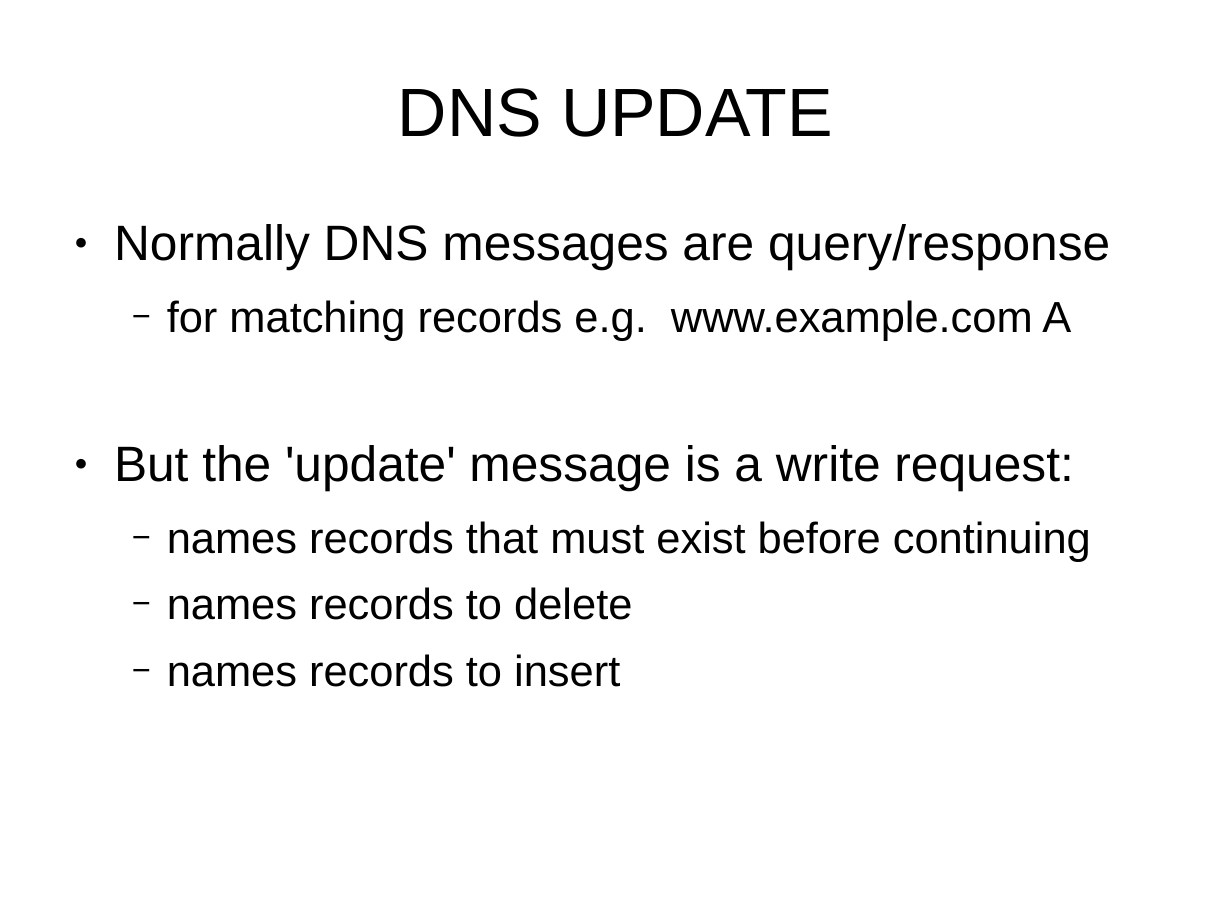
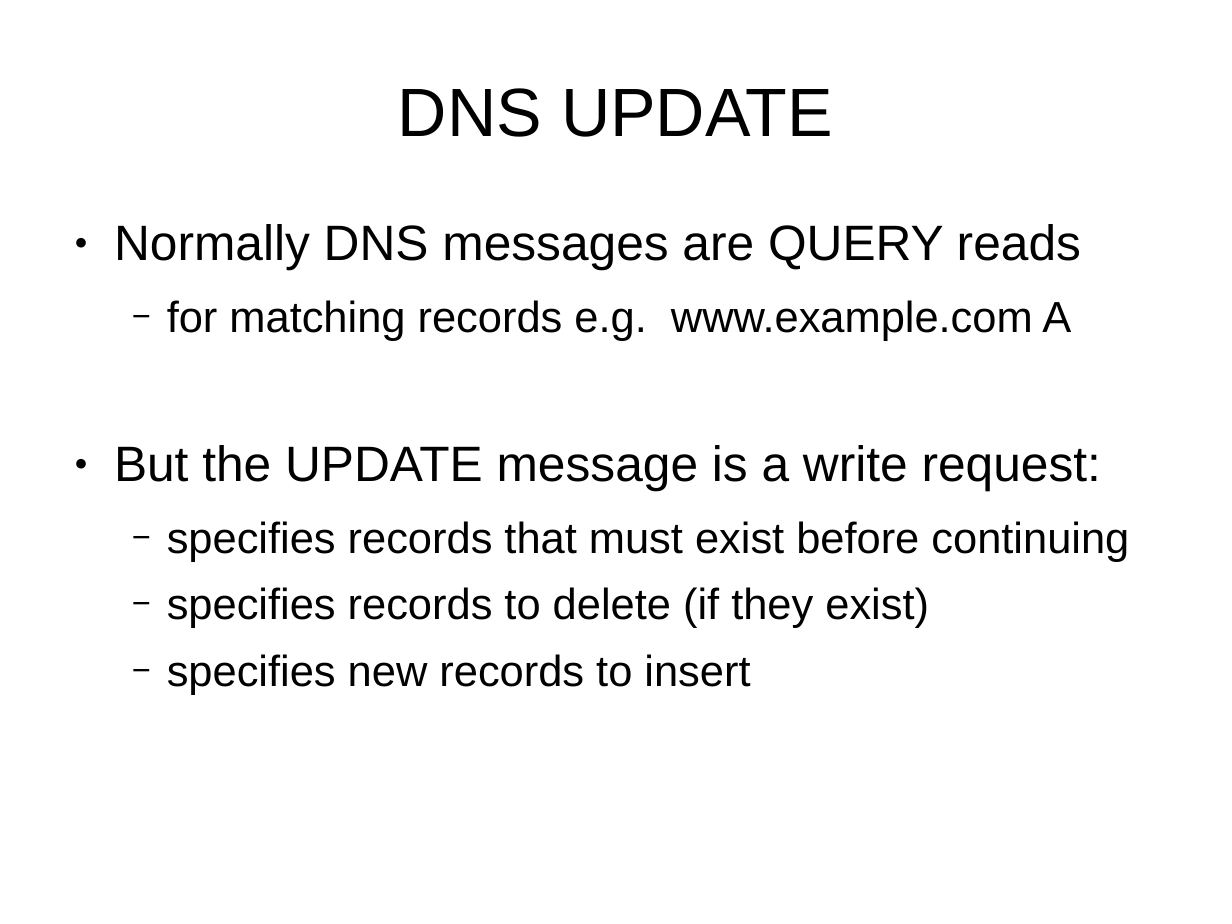
Before and after one commit to OneIdentity/dnsupdate, a slide deck: slide 10 of training.ppt (slide 9 before the commit). Drawn at 1232x924 pixels with LibreOffice and Linux fonts; fonts in the diff are those of the drawing. Boxes give left, top, right and bottom in pixels: in the first picture for what was removed or moved away, otherwise in the second. Text is boxed around its words. In the diff, an @@ line names an element or a change of style, - is before the commit and + after.

```diff
--- a/training.ppt
+++ b/training.ppt
@@ text at [114, 224, 1081, 269]: text changed @@
-● Normally DNS messages are query/response
+● Normally DNS messages are QUERY reads
@@ text at [114, 445, 1129, 695]: text changed @@
-● But the 'update' message is a write request:
-  − names records that must exist before continuing
-  − names records to delete
-  − names records to insert
+● But the UPDATE message is a write request:
+  − specifies records that must exist before continuing
+  − specifies records to delete (if they exist)
+  − specifies new records to insert
```
Also in this commit, not shown: 19 other slides changed, 6 slides added.
